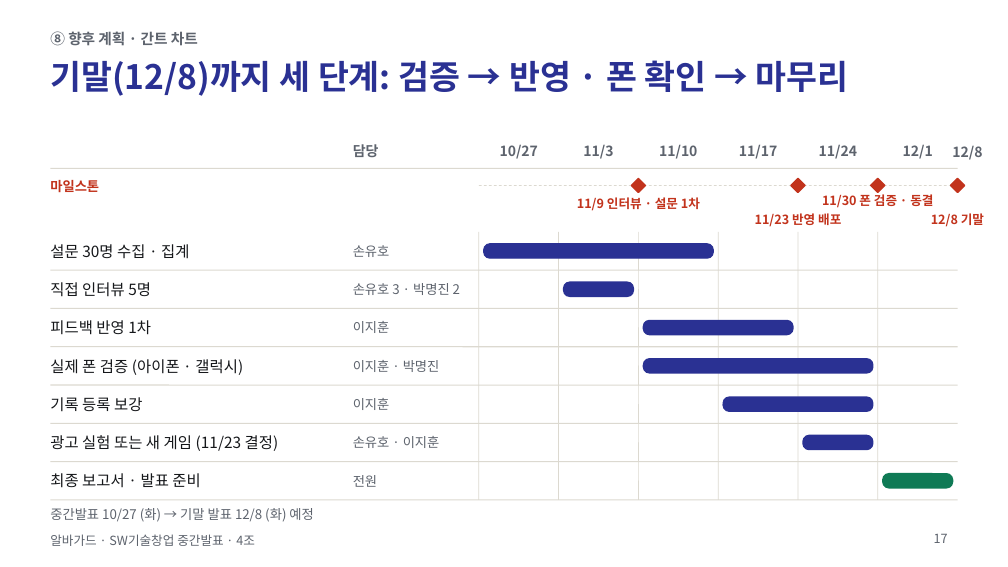
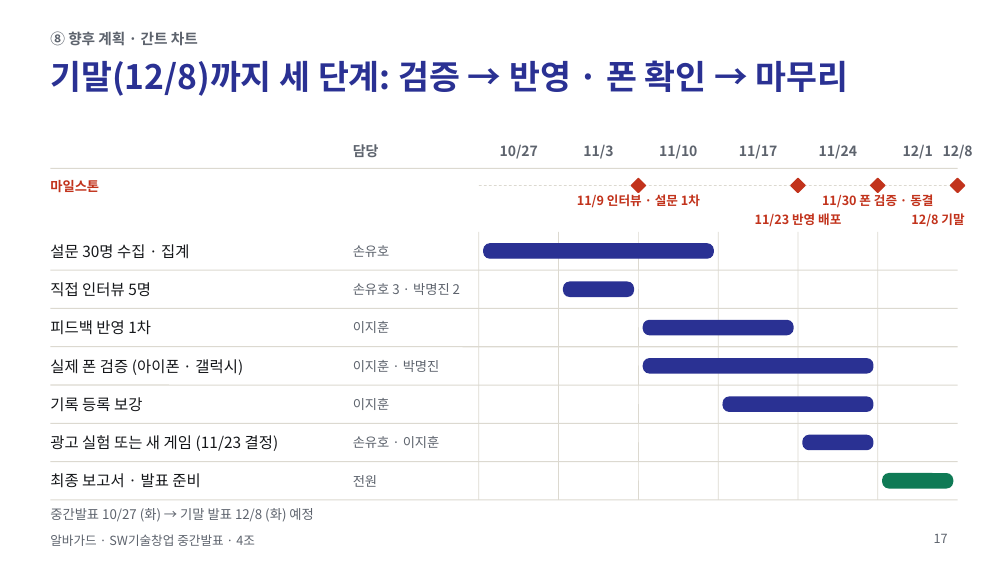
Before and after one commit to jihooni217/albaguard, a slide deck: slide 17 of docs/06_중간발표_PPT_간결판.pptx. Drawn at 1008x567 pixels with LibreOffice and Linux fonts; fonts in the diff are those of the drawing. Boxes give left, top, right and bottom in pixels: in the first picture for what was removed or moved away, otherwise in the second. Text is boxed around its words. In the diff, an @@ line names an element or a change of style, - is before the commit and + after.

```diff
--- a/docs/06_중간발표_PPT_간결판.pptx
+++ b/docs/06_중간발표_PPT_간결판.pptx
@@ text "12/8" moved from (x1=952, y1=146, x2=982, y2=160) to (x1=943, y1=144, x2=973, y2=159) @@
@@ text "11/9 인터뷰 · 설문 1차" moved from (x1=577, y1=197, x2=700, y2=211) to (x1=577, y1=191, x2=700, y2=208) @@
@@ text "12/8 기말" moved from (x1=931, y1=213, x2=984, y2=227) to (x1=911, y1=213, x2=964, y2=227) @@
```
Also in this commit, not shown: 4 other slides changed, 3 other files.
